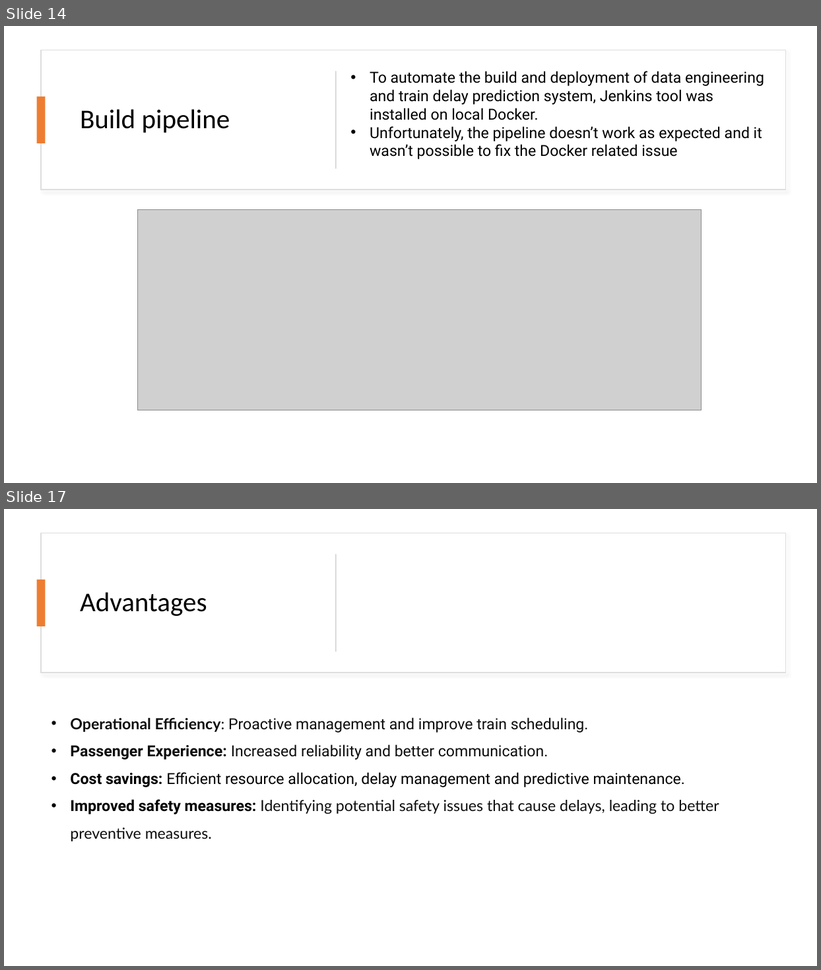
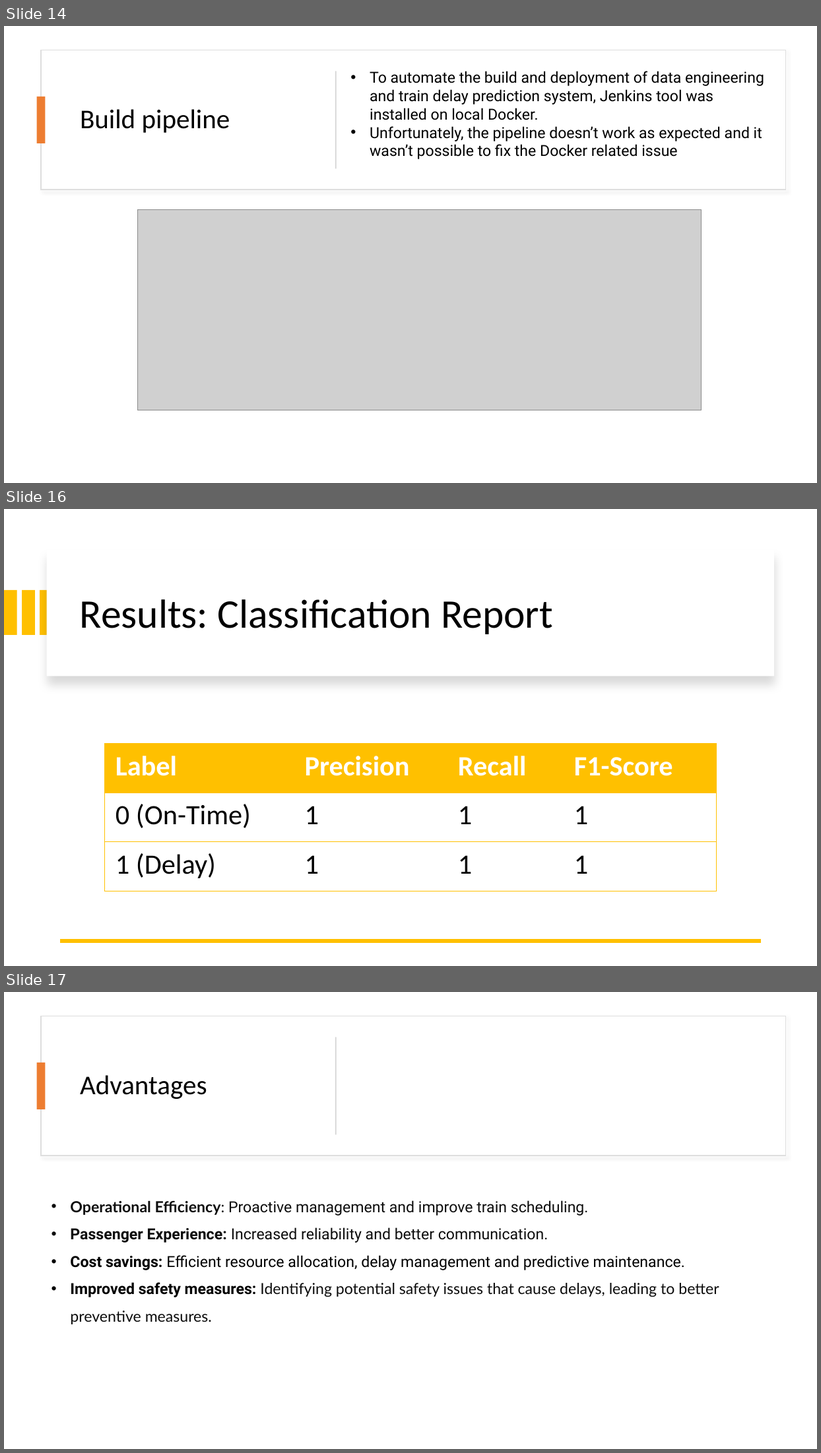
Before and after one commit to ziaulchowdhury/train-delay-prediction-system, a slide deck: documentation/ML_Project.pptx. Shown one above the other, each under a label of ours: slides 14 and 17 before the commit, slides 14, 16 and 17 after it; the slides between them are not shown. The pictures are 821x970 and 821x1453 pixels, drawn with LibreOffice and Linux fonts; fonts in the diff are those of the drawing; grey boxes stand for pictures. Boxes give left, top, right and bottom in pixels: in the first picture for what was removed or moved away, otherwise in the second. Text is boxed around its words. In the diff, an @@ line names an element or a change of style, - is before the commit and + after.

```diff
--- a/documentation/ML_Project.pptx
+++ b/documentation/ML_Project.pptx
@@ slide 16 added at [4,509,817,966], background #FFFFFF @@
@@ rectangle added at [47,550,774,676], fill #FFFFFF @@
@@ rectangle added at [4,590,17,635], fill #FFC000 @@
@@ rectangle added at [22,590,34,635], fill #FFC000 @@
@@ rectangle added at [40,590,53,635], fill #FFC000 @@
@@ title added at [80,599,553,634], 48 pt, text #000000 @@
+Results: Classification Report
@@ table added at [104,744,717,891], 3 rows, 4 columns @@
+Label | Precision | Recall | F1-Score
+0 (On-Time) | 1 | 1 | 1
+1 (Delay) | 1 | 1 | 1
@@ line added from (762, 941) to (60, 941), #FFC000 4.5 pt @@
```
Also in this commit, not shown: 3 slides changed, 5 other slides added, 6 slides removed.
